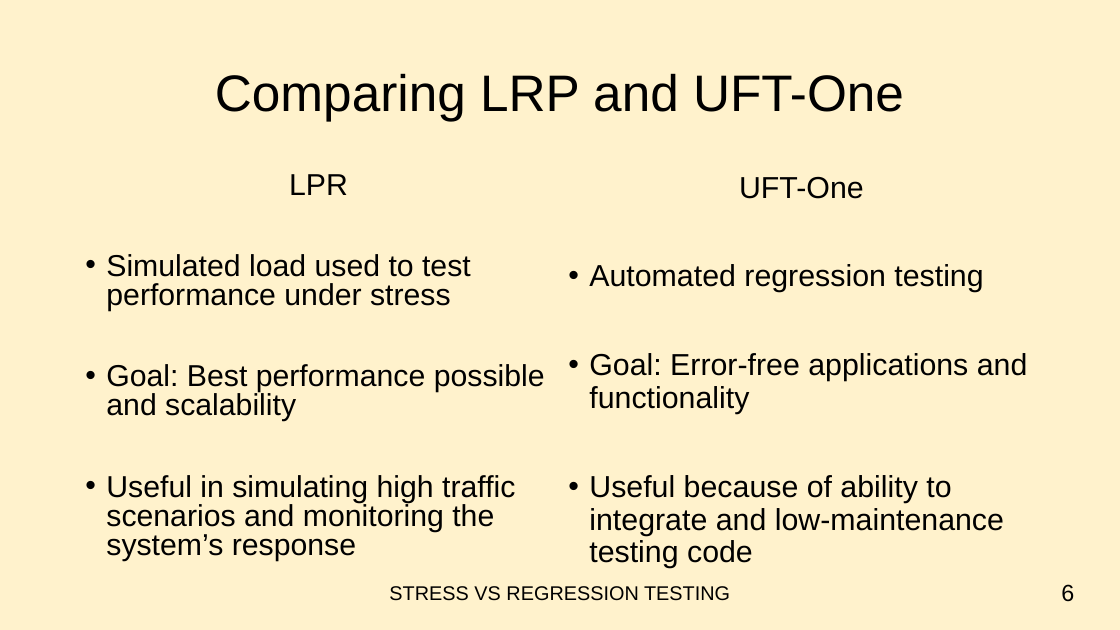
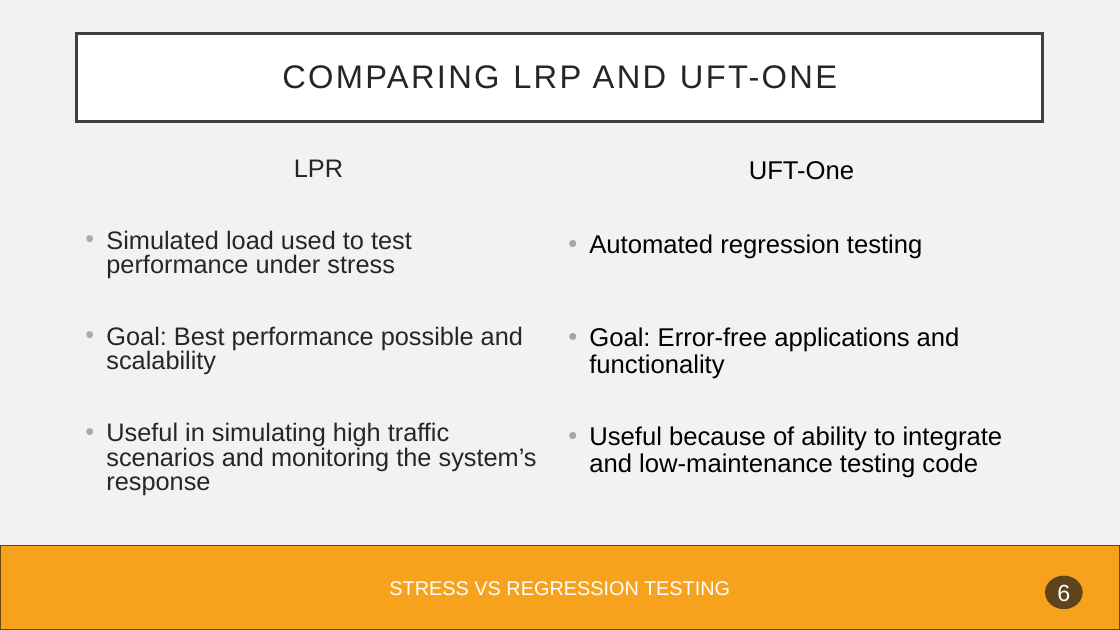
Before and after one commit to FotisFarm/PT_Test, a slide deck: slide 7 of Exercise_4/Ex4.pptx. Drawn at 1120x630 pixels with LibreOffice and Linux fonts; fonts in the diff are those of the drawing. Boxes give left, top, right and bottom in pixels: in the first picture for what was removed or moved away, otherwise in the second. Text is boxed around its words. In the diff, an @@ line names an element or a change of style, - is before the commit and + after.

```diff
--- a/Exercise_4/Ex4.pptx
+++ b/Exercise_4/Ex4.pptx
@@ background #FFF2CC to #F2F2F2 @@
@@ rectangle "COMPARING LRP AND UFT-ONE": place and size @@
-rectangle "COMPARING LRP AND UFT-ONE" at box(215, 73, 904, 121)
+rectangle "COMPARING LRP AND UFT-ONE" at box(77, 34, 1044, 122)
@@ rectangle "COMPARING LRP AND UFT-ONE" at box(77, 34, 1044, 122): fill none to #FFFFFF; outline none to #404040 2.5 pt @@
@@ text in rectangle at box(282, 65, 837, 89): text changed; size 44 to 28 pt; text colour #000000 to #262626 @@
-Comparing LRP and UFT-One
+COMPARING LRP AND UFT-ONE
@@ text "LPR": place and size @@
-text "LPR" at box(106, 174, 545, 561)
+text "LPR" at box(106, 159, 537, 495)
@@ text "LPR" at box(106, 159, 537, 495): size 25.9 to 21.7 pt, text colour #000000 to #262626 @@
@@ text "UFT-One": place and size @@
-text "UFT-One" at box(589, 176, 1028, 568)
+text "UFT-One" at box(589, 161, 1003, 478)
@@ text "UFT-One" at box(589, 161, 1003, 478): size 26 to 22 pt @@
@@ rectangle added at box(0, 545, 1120, 630), fill #F6A21D, outline #6C470D 1 pt @@
@@ text "STRESS VS REGRESSION TESTING" at box(389, 581, 730, 596): text colour #000000 to #FFFFFF @@
@@ ellipse "6": place and size @@
-ellipse "6" at box(1061, 584, 1074, 602)
+ellipse "6" at box(1045, 576, 1083, 609)
@@ ellipse "6" at box(1045, 576, 1083, 609): text colour #000000 to #FFFFFF; alignment right to centre; fill none to #1D1D1D at 70% opacity @@
```
Also in this commit, not shown: 9 other slides changed.
